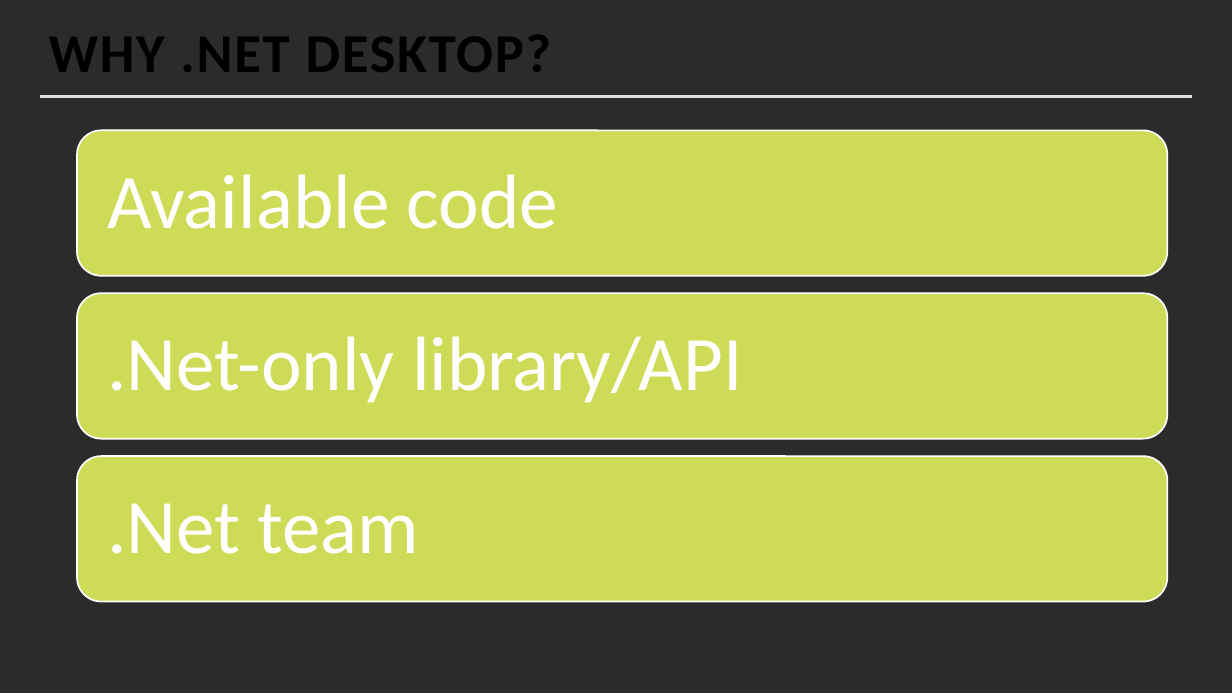
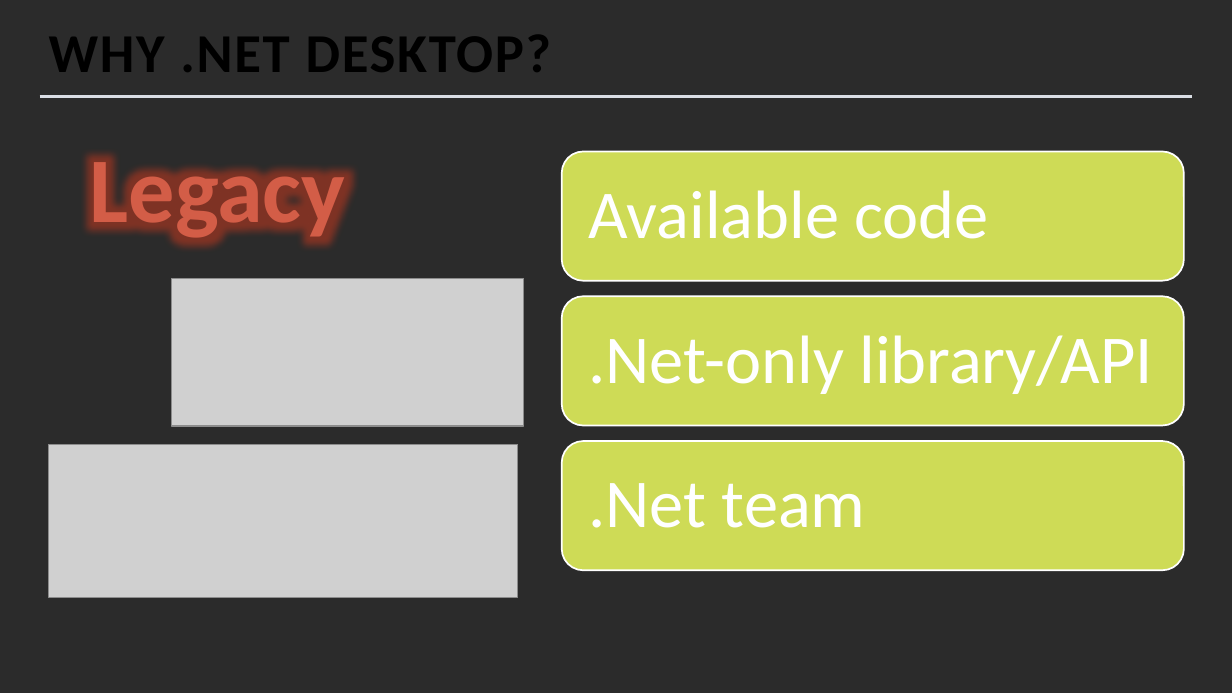
Before and after one commit to MihailRomanov/TechTalks_GUI_in_Net, a slide deck: slide 4 of presentation.pptx. Drawn at 1232x693 pixels with LibreOffice and Linux fonts; fonts in the diff are those of the drawing; grey boxes stand for pictures; background and template pictures are left out; a plain dark background stands for a picture behind light text. Boxes give left, top, right and bottom in pixels: in the first picture for what was removed or moved away, otherwise in the second. Text is boxed around its words. In the diff, an @@ line names an element or a change of style, - is before the commit and + after.

```diff
--- a/presentation.pptx
+++ b/presentation.pptx
@@ text added at box(90, 146, 346, 245), 54 pt, text #D35D47, bold @@
+Legacy
@@ rounded rectangle: place and size @@
-rounded rectangle at box(76, 131, 1167, 276)
+rounded rectangle at box(562, 152, 1184, 281)
@@ text "Available code": place and size @@
-text "Available code" at box(107, 174, 558, 229)
+text "Available code" at box(589, 190, 989, 239)
@@ picture added at box(171, 278, 524, 426) @@
@@ rounded rectangle: place and size @@
-rounded rectangle at box(76, 293, 1167, 439)
+rounded rectangle at box(562, 296, 1184, 425)
@@ text ".Net-only library/API": place and size @@
-text ".Net-only library/API" at box(107, 336, 742, 403)
+text ".Net-only library/API" at box(589, 335, 1153, 394)
@@ picture added at box(48, 445, 517, 598) @@
@@ rounded rectangle: place and size @@
-rounded rectangle at box(76, 456, 1167, 601)
+rounded rectangle at box(562, 441, 1184, 570)
@@ size 45 to 40 pt; less space between paragraphs in 3 elements at box(589, 335, 1153, 394), box(589, 190, 989, 239), box(589, 483, 866, 528) @@
@@ text ".Net team": place and size @@
-text ".Net team" at box(107, 503, 419, 554)
+text ".Net team" at box(589, 483, 866, 528)
```
Also in this commit, not shown: 1 other slide changed, 1 slide added.
